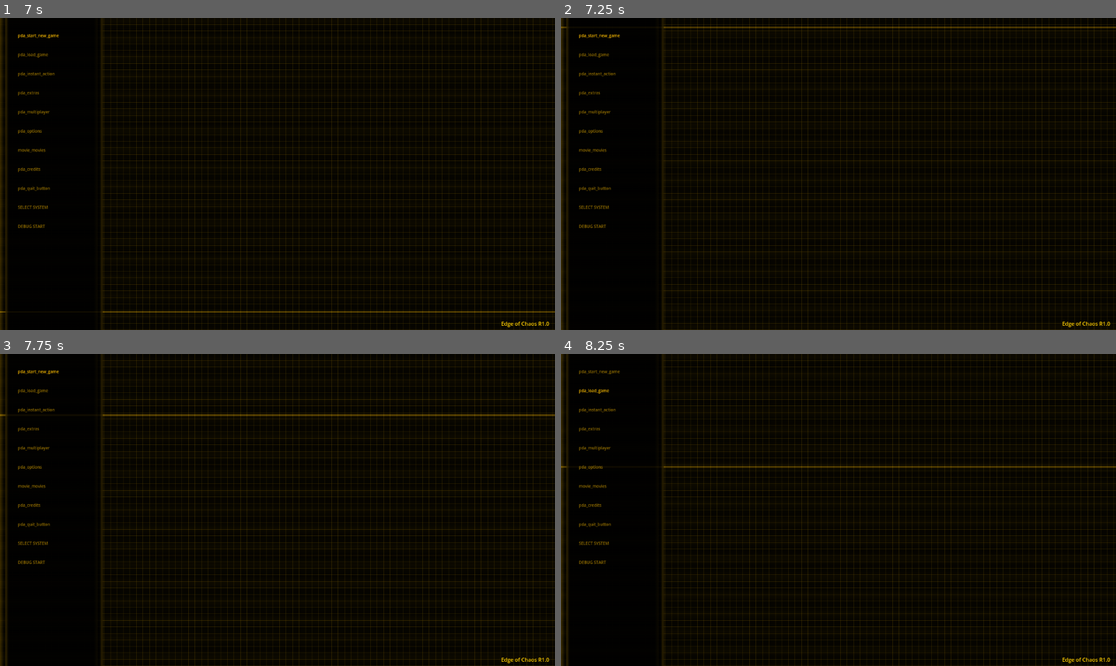
Above: before the commit, frames 1-4 (two rows, left to right).
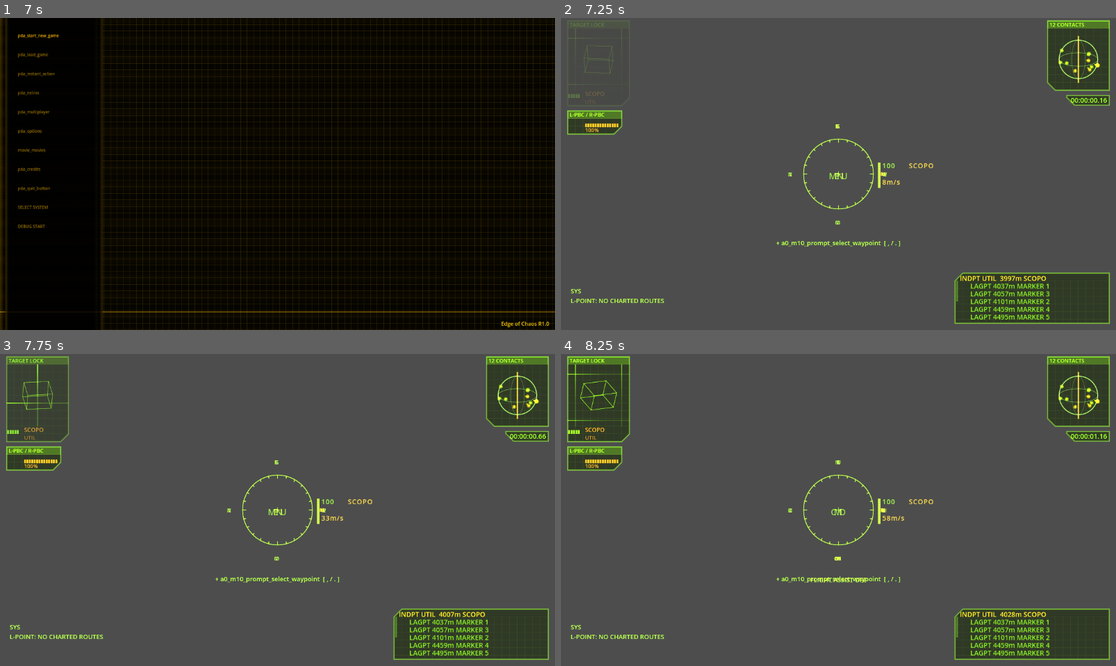
Above: after the commit, the same moments.

Repository: jleclanche/iw2-remaster
Game: Godot game, scene res://scenes/main.tscn
The game is run twice, just before and just after one commit, with the same random seed, the same clock (stepped at 60 frames per second) and the same inputs.
Inputs (mouse positions are in pixels of both pictures, inside the frame that each line leads up to):
- Up to frame 1 (7 s): tap Enter at 0.5, 2, 3.5 s; move the mouse to (399, 158) at 0.52 s; hold Right 0.53-1.25 s; tap E at 0.6, 2.3, 3.8, 5.3, 6.8 s; click (399, 158) at 0.67 s; tap Space at 0.77, 1.07, 1.25, 2.75, 3.77, 4.07, 5.75, 6.77 s; drag from (166, 189) to (249, 236) at 1.27 s; move the mouse to (333, 105) at 2.02 s; hold Right 2.03-2.75 s; hold Keypad Enter 2.03-2.75 s; drag from (249, 236) to (111, 127) at 2.77 s; move the mouse to (444, 220) at 3.52 s; hold Left 3.53-4.25 s; tap O at 3.6 s; tap Escape at 4.15 s; drag from (277, 174) to (194, 96) at 4.27 s; move the mouse to (305, 174) at 5.02 s; hold Down 5.03-5.75 s; tap L at 5.1 s; click (305, 174) at 5.17 s; drag from (194, 96) to (166, 189) at 5.77 s; move the mouse to (399, 158) at 6.52 s; hold Up from 6.53 s (still down); tap 1 at 6.6 s
- Up to frame 2 (7.25 s): keep holding Up; tap Space at 7.07 s
- Up to frame 3 (7.75 s): release Up at 7.25 s; drag from (166, 525) to (249, 572) at 7.27 s
- Up to frame 4 (8.25 s): move the mouse to (894, 441) at 8.02 s; hold Down from 8.03 s (still down); tap N at 8.1 s

Frame 1 is identical in both runs. In frame 2, 100% of the frame differs, in the area x 0-100%, y 0-100%; in frame 3, 100%; in frame 4, 100%.
Error in both runs: Unable to iterate on object of type 'Nil'. (res://scripts/pog/natives/world.gd:289)

Commit message:
Front end: START NEW GAME works again, and the debug pickers stop stacking
Two regressions from a0e483b, both from menu items becoming the original's while
the code around them still assumed they were ours.

START NEW GAME froze briefly and then did nothing.

  Nothing closed the menu. It used to be the menu item's own job -- the old
  handler ran close() and then start_campaign() -- but SPMainPDAScreen_OnStart
  calls igame.StartNewGame and knows nothing about our front end, so the system
  loaded behind a menu that was still up and still holding the tree paused. The
  close now happens in start_in_system, which every route into flight goes
  through, so Instant Action and any script-driven entry get it too.

  And the boot was the wrong one. igame.StartNewGame's generic path is "load the
  system, run the package's Main", which for the story package skips everything
  the engine did from C++ and our start_campaign() does instead: fitting the
  command section, staging the act-0 scene, and running istartsystem's five
  startup stages ahead of iprelude.Main. "iPrelude" is the package
  SPMainPDAScreen_OnStart defaults to (ipdagui.pog:96-101), so that package now
  routes to start_campaign.

The debug pickers drew on top of the PDA.

  _drop_pda called gui.PopScreen, which deliberately refuses to pop the LAST
  screen (ui.gd:580) -- and the PDA was the last screen, so it never came down.
  Fixed by raising it the way the original does: icPDAOverlayManager is the
  screen and the PDA is an OVERLAY on it (ifrontendgui.MainMenuScreen:4-7, then
  local_1624 pops the wrong-disk screen and overlays icSPMainPDAScreen). Leaving
  a picker rebuilds it.

--newgametest now presses the button the PLAYER presses. It drove menu.gd's old
capsule list, which the front end no longer draws -- so it went on passing while
START NEW GAME was dead, which is exactly how this shipped. It opens the menu,
finds the control dispatching iPDAGUI.SPMainPDAScreen_OnStart, and activates
that; and it asserts the PDA drops for a debug picker and comes back after.

Both assertions verified in both directions -- with the overlay-manager fix
removed: "FAIL - PDA drops for a debug picker (icSPMainPDAScreen)"; with the
campaign routing removed: "FAIL - opening dialogue up=false".

Co-Authored-By: Claude Opus 4.8 (1M context) <noreply@anthropic.com>

Diff:
--- a/game/scripts/checks.gd
+++ b/game/scripts/checks.gd
@@ -427,6 +427,16 @@
 ## start_campaign directly and so cannot see an input-timing bug.
 var _ngt_stage := 0
 
+## A control on the PDA screen by the POG function it dispatches.
+func _ngt_button(fn: String) -> PogUi.PogWindow:
+	var scr: PogUi.PogScreen = m.pog_rt.ui.visible_screen()
+	if scr == null:
+		return null
+	for w in scr.windows:
+		if w.on_press == fn:
+			return w
+	return null
+
 func _newgametest(_delta: float) -> void:
 	match _ngt_stage:
 		0:
@@ -435,8 +445,41 @@
 				# actually plays and the mission advances past its first
 				# `until_comms` step -- fast mode auto-completes it and hides
 				# any hang.
-				m.menu.sel = 0
-				m.menu._activate()   # START NEW GAME, the button's own code
+				#
+				# The button is the ORIGINAL's now (SPMainPDAScreen builds it),
+				# so press THAT rather than this file's old capsule list, which
+				# the front end no longer draws. Pressing the stale list is how
+				# a broken START NEW GAME slipped through: nothing here touched
+				# the control the player actually clicks.
+				m.menu.open()
+				# The debug pickers are OURS and are drawn by menu.gd, so the
+				# original's menu has to come DOWN while one is up or the two
+				# draw on top of each other. gui.PopScreen refuses to pop the
+				# last screen (ui.gd:580), which is why the PDA is raised as an
+				# overlay on icPDAOverlayManager -- assert the take-down and the
+				# rebuild, because neither is visible to any other check.
+				m.menu._enter_mode("ships")
+				var down: PogUi.PogScreen = m.pog_rt.ui.visible_screen()
+				print("NEWGAMETEST: %s — PDA drops for a debug picker (%s)"
+					% ["PASS" if down == null else "FAIL",
+						"none" if down == null else down.name])
+				if down != null:
+					get_tree().quit(1)
+					return
+				m.menu._leave_mode()
+				var back: PogUi.PogScreen = m.pog_rt.ui.visible_screen()
+				print("NEWGAMETEST: %s — PDA comes back (%s)"
+					% ["PASS" if back != null else "FAIL",
+						"none" if back == null else back.name])
+				var start: PogUi.PogWindow = _ngt_button(
+					"iPDAGUI.SPMainPDAScreen_OnStart")
+				if start == null:
+					print("NEWGAMETEST: FAIL — no START NEW GAME button on ",
+						m.pog_rt.ui.visible_screen().name \
+						if m.pog_rt.ui.visible_screen() != null else "<no screen>")
+					get_tree().quit(1)
+					return
+				m.pog_rt.ui.activate(start)
 				print("NEWGAMETEST: pressed START NEW GAME, movie=%s"
 					% [m.movie != null])
 				_ngt_stage = 1
--- a/game/scripts/main_flow.gd
+++ b/game/scripts/main_flow.gd
@@ -618,6 +618,16 @@
 func start_in_system(stem: String, at := "") -> void:
 	# `at` names an entity to arrive beside (the system JSON's own name, e.g.
 	# "Lucrecia's Base"); empty means the system's default entry point.
+	#
+	# Every route into flight comes through here, so this is where the front end
+	# gets out of the way. It used to be the menu item's own job, which stopped
+	# working the moment the items became the original's: SPMainPDAScreen_OnStart
+	# calls igame.StartNewGame and knows nothing about our menu, so START NEW GAME
+	# loaded the system behind a menu that was still up and still paused -- a
+	# freeze, then apparently nothing.
+	if menu != null and menu.visible:
+		menu.launched = true
+		menu.close()
 	lds_state = 0
 	if hud != null:
 		_jump_abort()
--- a/game/scripts/menu.gd
+++ b/game/scripts/menu.gd
@@ -451,7 +451,18 @@
 func _build_pda() -> bool:
 	if not _pog_boot():
 		return false
-	main.pog_rt.native("gui.overlayscreen",
+	# The PDA is an OVERLAY, never the bottom of the stack: the original sets
+	# icPDAOverlayManager as the screen and overlays the PDA on it
+	# (ifrontendgui.MainMenuScreen:4-7, then local_1624 pops the wrong-disk
+	# screen and overlays icSPMainPDAScreen). That matters here and not only for
+	# fidelity -- gui.PopScreen deliberately refuses to pop the LAST screen
+	# (ui.gd:580, `screens.size() > 1`), so a PDA raised as the bottom screen
+	# could never be taken down again, and the debug pickers drew on top of a
+	# menu that was still there.
+	var rt: PogRuntime = main.pog_rt
+	if rt.ui.screens.is_empty():
+		rt.native("gui.setscreen", ["icPDAOverlayManager"])
+	rt.native("gui.overlayscreen",
 			["icSPFlightPDAScreen" if launched else "icSPMainPDAScreen"])
 	_pda_up = true
 	_add_debug_items()
@@ -507,12 +518,18 @@
 	rt.ui.dirty = true
 
 ## Our debug pickers are drawn by this file, not by the POG screen, so the PDA
-## comes down while one is up and goes back up on the way out.
+## comes down while one is up and goes back up on the way out. Without that the
+## capsule list drew straight over a menu that was still standing.
 func _enter_mode(m: String) -> void:
 	main.audio.play("audio/gui/expand.wav", -8.0)
 	_drop_pda()
 	mode = m
 	sel = 0
+
+func _leave_mode() -> void:
+	mode = "main"
+	sel = 0
+	_build_pda()
 
 func _drop_pda() -> void:
 	if not _pda_up:
@@ -577,8 +594,7 @@
 	if mode == "systems":
 		if sel == items.size() - 1:
 			main.audio.play("audio/gui/contract.wav", -8.0)
-			mode = "main"
-			sel = 0
+			_leave_mode()
 			return
 		main.audio.play("audio/gui/confirm.wav", -6.0)
 		var pick: Array = SYSTEMS[sel]
@@ -590,8 +606,7 @@
 	if mode == "ships":
 		if sel == items.size() - 1:
 			main.audio.play("audio/gui/contract.wav", -8.0)
-			mode = "main"
-			sel = 0
+			_leave_mode()
 			return
 		main.audio.play("audio/gui/expand.wav", -8.0)
 		_debug_ship = str((SHIPS[sel] as Array)[0])
@@ -613,8 +628,7 @@
 	if mode == "loads":
 		if sel == items.size() - 1:
 			main.audio.play("audio/gui/contract.wav", -8.0)
-			mode = "main"
-			sel = 0
+			_leave_mode()
 			return
 		main.audio.play("audio/gui/confirm.wav", -6.0)
 		var slots: Array = main.save_slots()
@@ -754,8 +768,7 @@
 					mode = "ships"
 					sel = 0
 				elif mode in ["systems", "ships", "loads"]:
-					mode = "main"
-					sel = 0
+					_leave_mode()
 				elif launched:
 					close()
 	if event is InputEventMouseMotion:
--- a/game/scripts/pog/natives/gameapi.gd
+++ b/game/scripts/pog/natives/gameapi.gd
@@ -993,6 +993,16 @@
 		return 0
 	var stem := map_stem(PogStd._s(a[0]))
 	var pkg := PogStd._s(a[1]) if a.size() > 1 else ""
+	# The STORY package is not just "load a system and run Main". Our campaign
+	# boot fits the command section, stages the act-0 scene and runs
+	# istartsystem's five startup stages before iprelude.Main -- the engine did
+	# all of that from C++, so start_campaign() is where it lives
+	# (main_flow.gd:441). Running iprelude.Main on its own skipped every bit of
+	# it. "iPrelude" is the package SPMainPDAScreen_OnStart defaults to when the
+	# system ini names no test package (ipdagui.pog:96-101).
+	if pkg.to_lower() == "iprelude":
+		game.start_campaign()
+		return 0
 	if not stem.is_empty():
 		game.start_in_system(stem)
 	if not pkg.is_empty() and vm.has_method("script"):
